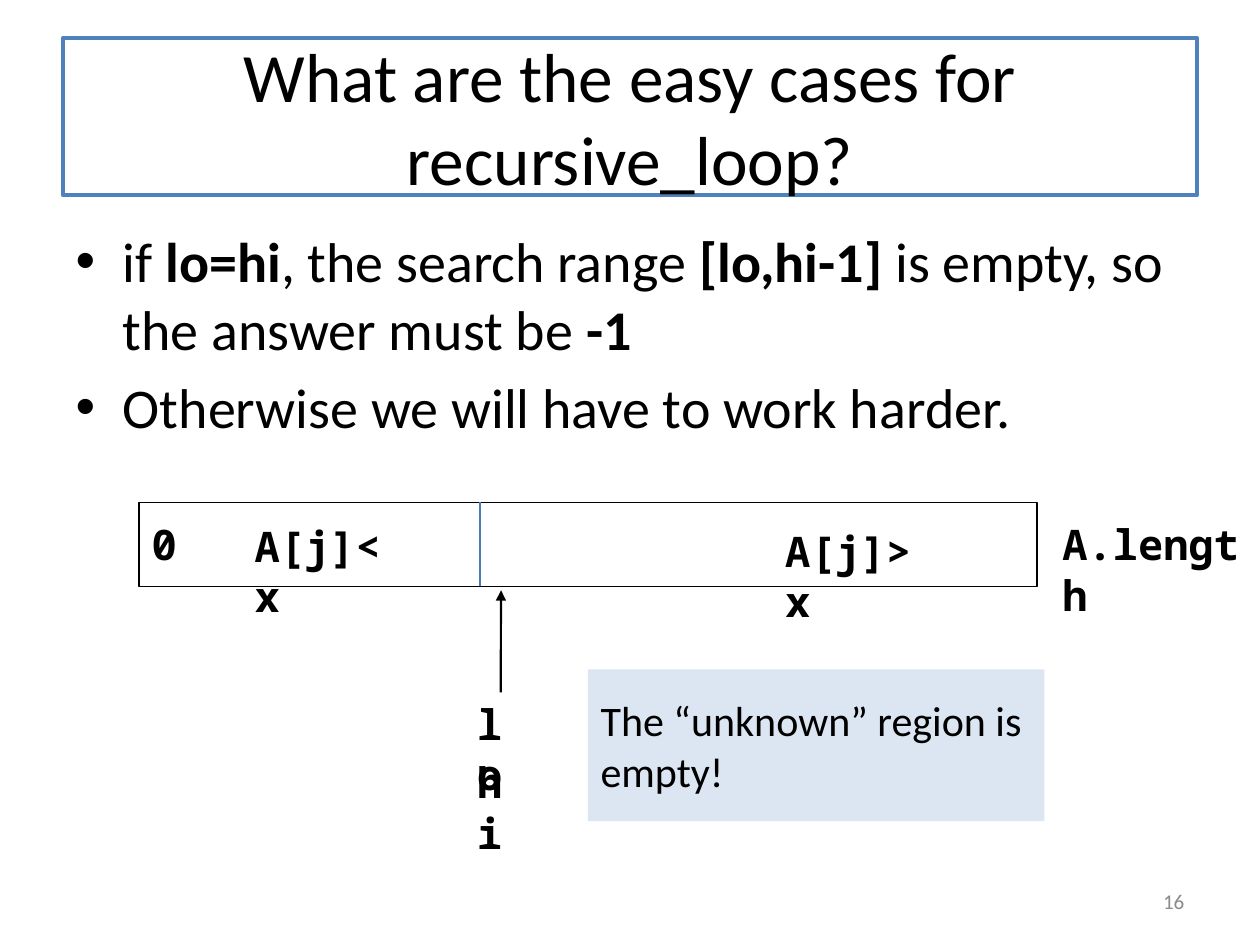
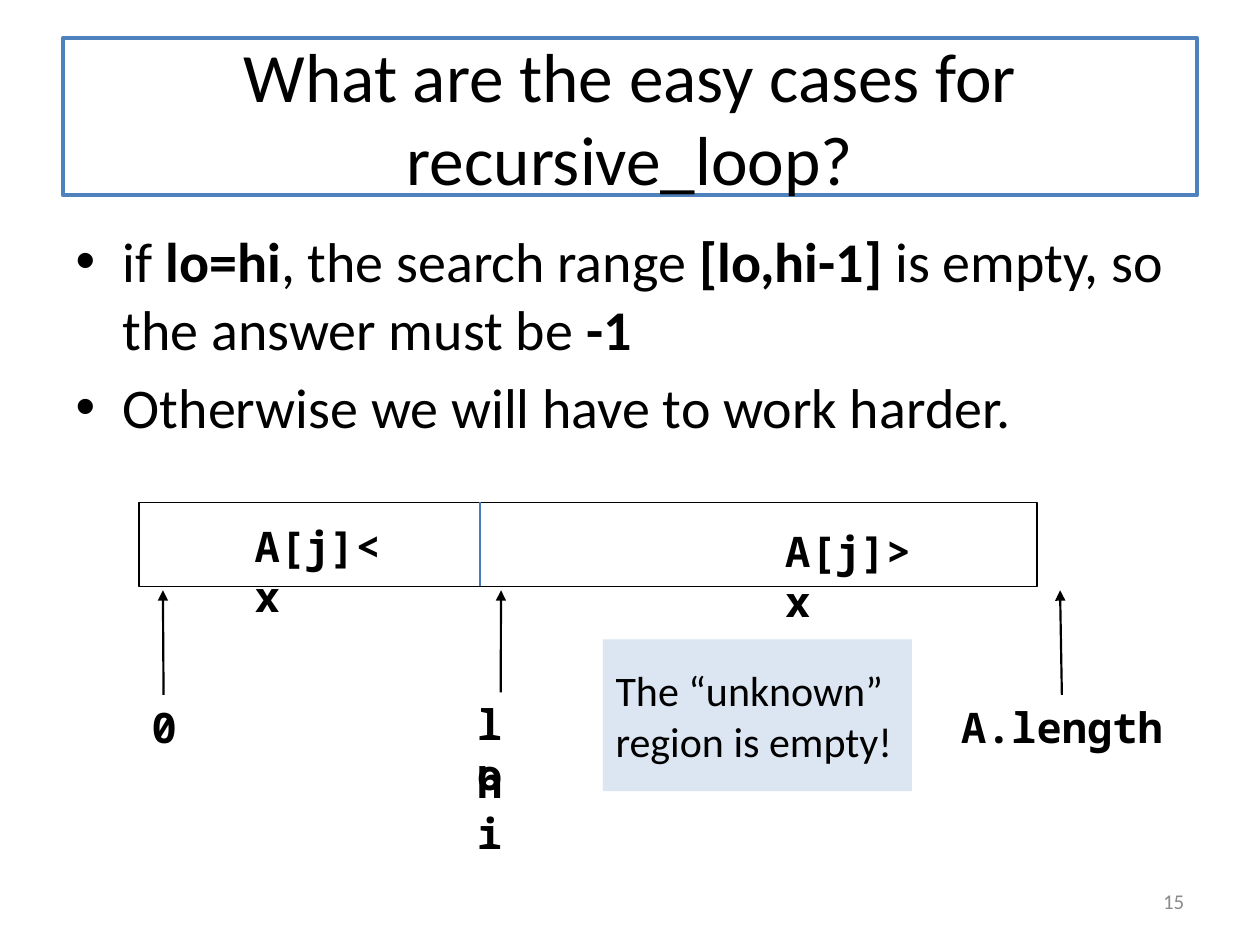
Before and after one commit to mwand/cs5010f17, a slide deck: slide 15 of Slides/Lesson 8.2 Binary Search.pptx (slide 16 before the commit). Drawn at 1260x945 pixels with LibreOffice and Linux fonts; fonts in the diff are those of the drawing. Boxes give left, top, right and bottom in pixels: in the first picture for what was removed or moved away, otherwise in the second. Text is boxed around its words. In the diff, an @@ line names an element or a change of style, - is before the commit and + after.

```diff
--- a/Slides/Lesson 8.2 Binary Search.pptx
+++ b/Slides/Lesson 8.2 Binary Search.pptx
@@ arrow added from (164, 694) to (163, 590), #000000 1.25 pt @@
@@ arrow added from (1062, 694) to (1060, 590), #000000 1.25 pt @@
@@ rectangle "The “unknown” region is empty!": place and size @@
-rectangle "The “unknown” region is empty!" at (588, 669, 1045, 820)
+rectangle "The “unknown” region is empty!" at (604, 639, 912, 790)
@@ text "0": place and size @@
-text "0" at (152, 529, 177, 561)
+text "0" at (152, 712, 177, 744)
@@ text "A.length": place and size @@
-text "A.length" at (1062, 528, 1238, 571)
+text "A.length" at (961, 711, 1163, 754)
@@ text "A.length" at (961, 711, 1163, 754): alignment left to centre @@
@@ page number at (1163, 895, 1184, 909): text changed @@
-16
+15
```
Also in this commit, not shown: 6 other slides changed, 2 slides added, 1 slide removed, 1 other file.
